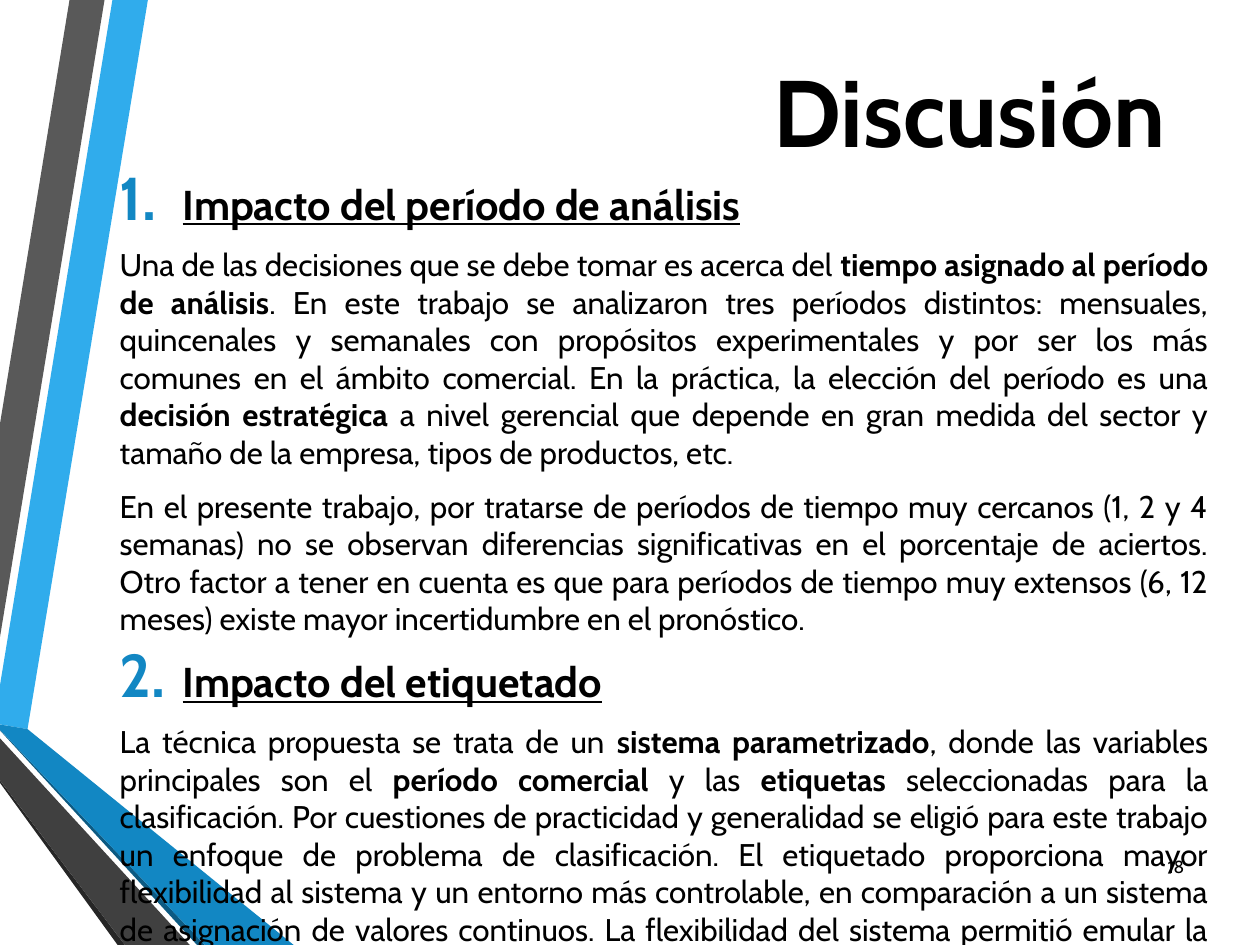
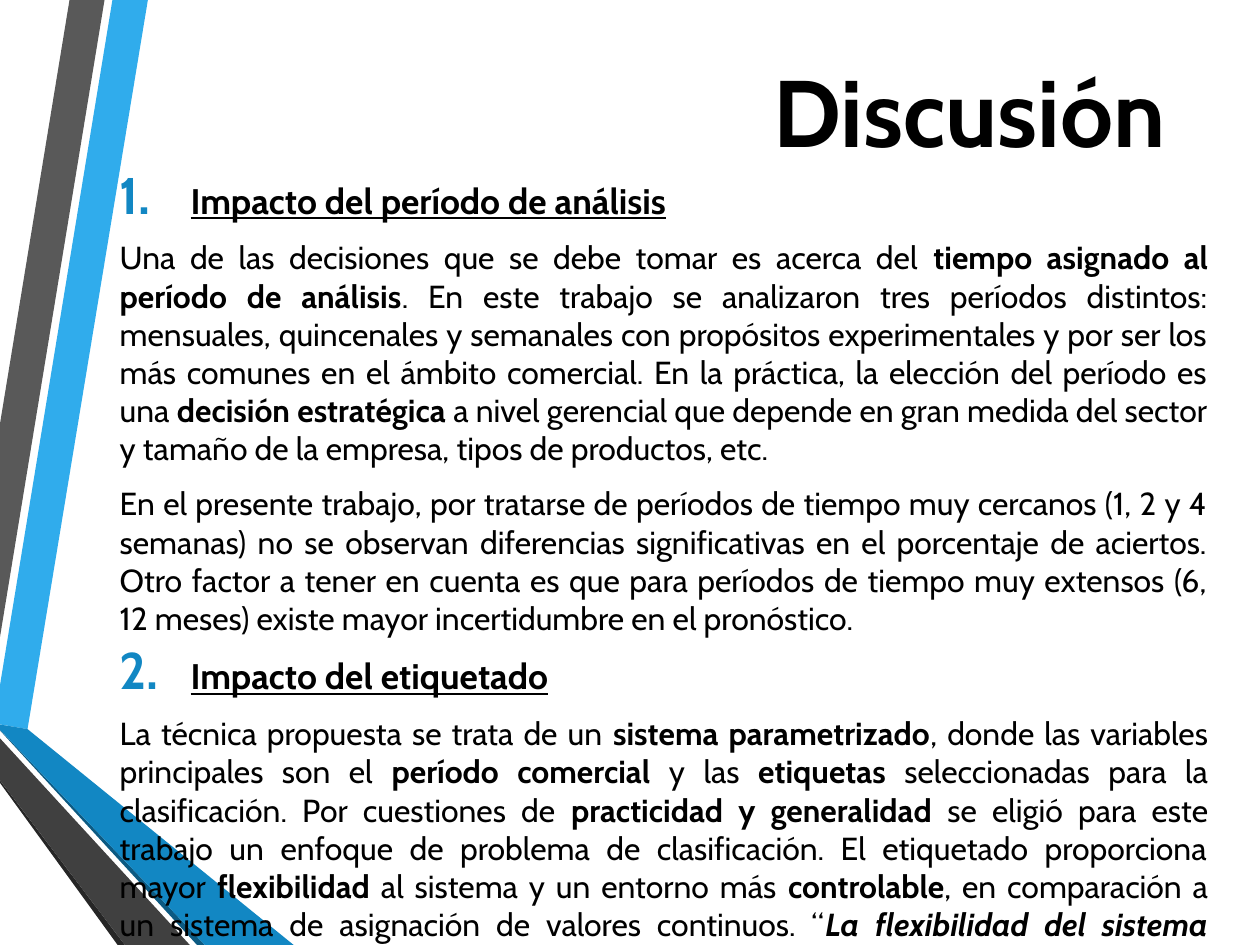
Before and after one commit to raulbenitezmartinez/tesisclei, a slide deck: slide 18 of Presentacion CLEI-JAIIO 2017.pptx. Drawn at 1260x945 pixels with LibreOffice and Linux fonts; fonts in the diff are those of the drawing; background and template pictures are left out. Boxes give left, top, right and bottom in pixels: in the first picture for what was removed or moved away, otherwise in the second. Text is boxed around its words. In the diff, an @@ line names an element or a change of style, - is before the commit and + after.

```diff
--- a/Presentacion CLEI-JAIIO 2017.pptx
+++ b/Presentacion CLEI-JAIIO 2017.pptx
@@ text at (120,187,1208,698): size 23.8 to 20.3 pt in "Impacto del período de análisis", "Impacto del etiquetado"; size 17.9 to 18.2 pt in "Una de las decisiones que se debe ...", "En el presente trabajo, por tratarse de ..."; indent changed @@
@@ text at (120,721,1208,944): text changed; size 17.9 to 18.2 pt @@
-La técnica propuesta se trata de un sistema parametrizado, donde las variables principales son el período comercial y las etiquetas seleccionadas para la clasificación. Por cuestiones de practicidad y generalidad se eligió para este trabajo un enfoque de problema de clasificación. El etiquetado proporciona mayor flexibilidad al sistema y un entorno más controlable, en comparación a un sistema de asignación de valores continuos. La flexibilidad del sistema permitió emular la opinión del experto en compras y encontrar una cantidad eficiente de etiquetas.
+La técnica propuesta se trata de un sistema parametrizado, donde las variables principales son el período comercial y las etiquetas seleccionadas para la clasificación. Por cuestiones de practicidad y generalidad se eligió para este trabajo un enfoque de problema de clasificación. El etiquetado proporciona mayor flexibilidad al sistema y un entorno más controlable, en comparación a un sistema de asignación de valores continuos. “La flexibilidad del sistema permitió emular la opinión del experto en compras y encontrar una cantidad eficiente de etiquetas”.
@@ page number removed at (1168,859,1185,878) @@
-18
```
Also in this commit, not shown: 17 other slides changed, 1 slide added.
